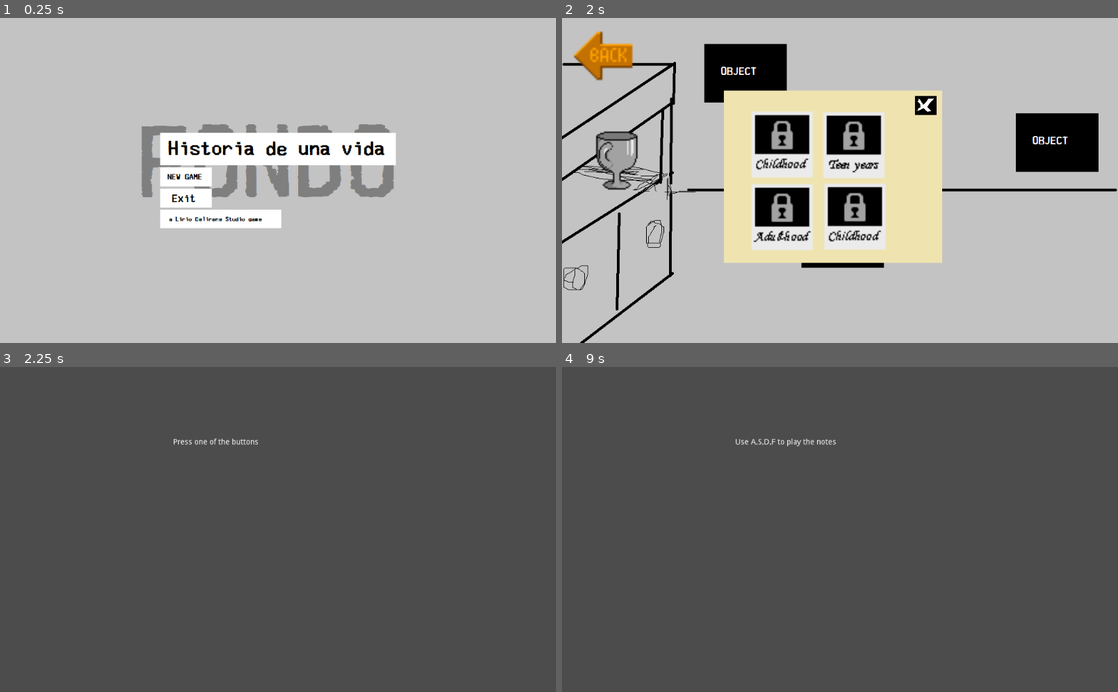
Above: before the commit, frames 1-4 (two rows, left to right).
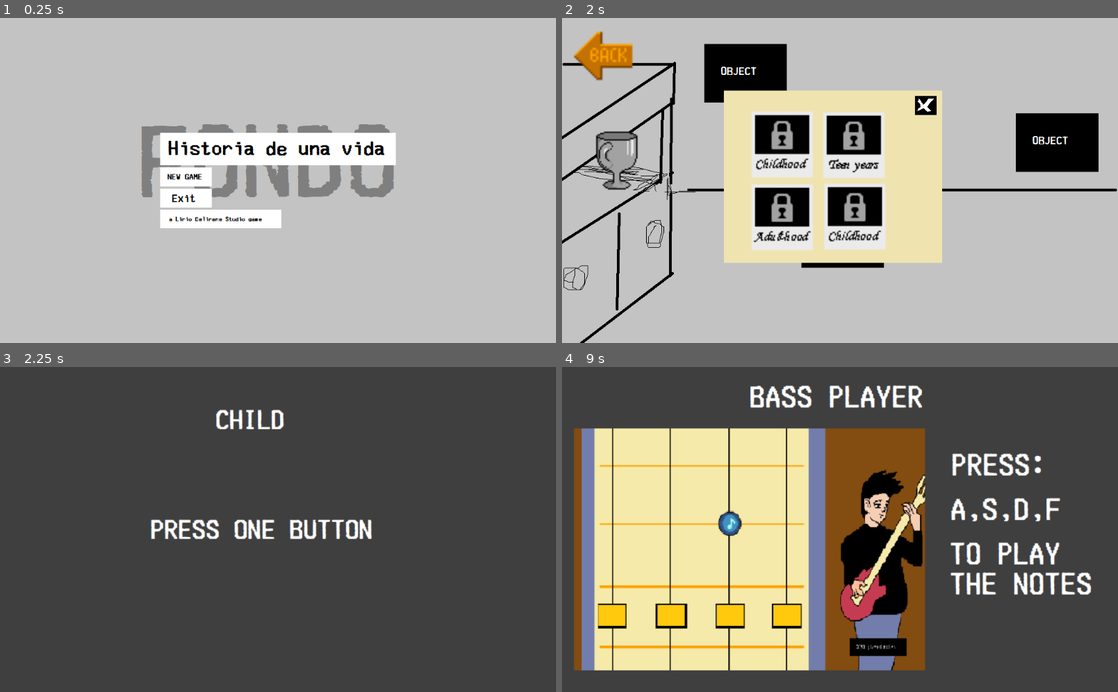
Above: after the commit, the same moments.

Repository: Alkhioz/historiaDeUnaVida
Game: Godot game, scene res://scenes/mainMenu/MainMenu.tscn
Same seed, same stepped clock (60 frames per second), same inputs: the game is played once before the commit and once after it.
Inputs (mouse positions are in pixels of both pictures, inside the frame that each line leads up to):
- Up to frame 1 (0.25 s): no input
- Up to frame 2 (2 s): click (840, 177) at 0.5 s; click (840, 183) at 1.25 s
- Up to frame 3 (2.25 s): click (222, 493) at 2 s
- Up to frame 4 (9 s): tap Enter at 2.75, 4.25, 6.5 s; hold F 2.78-3.53 s; hold D 2.78-4.28 s; tap Space at 3.5, 5, 7.25 s; tap F at 3.6, 5.1, 7.35 s; hold A 4.28-5.03 s; hold F 4.28-5.03 s; hold D 5.03-5.75 s; click "Finish Mini Game" at 5.75 s; hold D 6.53-7.28 s; hold F 6.53-7.28 s; hold A 7.28-8 s; click (845, 562) at 8 s; click (851, 493) at 8.75 s

Frames 1-2 are identical in both runs. In frame 3, 1.8% of the frame differs, in the area x 27-67%, y 13-53%; in frame 4, 51%, in the area x 2-96%, y 5-94%.

Commit message:
added images to instructions

Diff:
--- a/scenes/adultMiniGame/adultMiniGame.tscn
+++ b/scenes/adultMiniGame/adultMiniGame.tscn
@@ -45,7 +45,7 @@
 [sub_resource type="RectangleShape2D" id=6]
 extents = Vector2( 34.8519, 54.0281 )
 
-[sub_resource type="TileSet" id=14]
+[sub_resource type="TileSet" id=7]
 0/name = "GameRunnerTileset.png 0"
 0/texture = ExtResource( 10 )
 0/tex_offset = Vector2( 0, 0 )
@@ -163,36 +163,46 @@
 10/navigation_offset = Vector2( 0, 0 )
 10/shapes = [  ]
 10/z_index = 0
-
-[sub_resource type="RectangleShape2D" id=7]
+11/name = "GameRunnerTileset.png 11"
+11/texture = ExtResource( 10 )
+11/tex_offset = Vector2( 0, 0 )
+11/modulate = Color( 1, 1, 1, 1 )
+11/region = Rect2( 192, 0, 64, 64 )
+11/tile_mode = 0
+11/occluder_offset = Vector2( 0, 0 )
+11/navigation_offset = Vector2( 0, 0 )
+11/shapes = [  ]
+11/z_index = 0
+
+[sub_resource type="RectangleShape2D" id=8]
 extents = Vector2( 216.73, 24.0223 )
 
-[sub_resource type="RectangleShape2D" id=8]
+[sub_resource type="RectangleShape2D" id=9]
 extents = Vector2( 46.572, 305.628 )
 
-[sub_resource type="AtlasTexture" id=9]
+[sub_resource type="AtlasTexture" id=10]
 flags = 4
 atlas = ExtResource( 8 )
 region = Rect2( 0, 0, 64, 64 )
 
-[sub_resource type="AtlasTexture" id=10]
+[sub_resource type="AtlasTexture" id=11]
 flags = 4
 atlas = ExtResource( 8 )
 region = Rect2( 64, 0, 64, 64 )
 
-[sub_resource type="AtlasTexture" id=11]
+[sub_resource type="AtlasTexture" id=12]
 flags = 4
 atlas = ExtResource( 8 )
 region = Rect2( 128, 0, 64, 64 )
 
-[sub_resource type="AtlasTexture" id=12]
+[sub_resource type="AtlasTexture" id=13]
 flags = 4
 atlas = ExtResource( 8 )
 region = Rect2( 192, 0, 64, 64 )
 
-[sub_resource type="SpriteFrames" id=13]
+[sub_resource type="SpriteFrames" id=14]
 animations = [ {
-"frames": [ SubResource( 9 ), SubResource( 10 ), SubResource( 11 ), SubResource( 12 ) ],
+"frames": [ SubResource( 10 ), SubResource( 11 ), SubResource( 12 ), SubResource( 13 ) ],
 "loop": true,
 "name": "idle",
 "speed": 4.0
@@ -202,13 +212,13 @@
 script = ExtResource( 1 )
 
 [node name="parallax" type="Node2D" parent="."]
-visible = false
 position = Vector2( 6067.14, 249.762 )
 scale = Vector2( 1.8, 1 )
 script = ExtResource( 7 )
 
 [node name="Sprite" type="Sprite" parent="parallax"]
-scale = Vector2( 5.84309, 2.51298 )
+position = Vector2( -882.377, 0 )
+scale = Vector2( 9.78866, 2.51298 )
 texture = ExtResource( 6 )
 
 [node name="player" type="KinematicBody2D" parent="."]
@@ -220,7 +230,7 @@
 scale = Vector2( 2.81504, 2.46471 )
 frames = SubResource( 5 )
 animation = "running"
-frame = 1
+frame = 3
 playing = true
 
 [node name="CollisionShape2D" type="CollisionShape2D" parent="player"]
@@ -235,7 +245,7 @@
 
 [node name="escenario" type="TileMap" parent="."]
 position = Vector2( 2043.59, 522.592 )
-tile_set = SubResource( 14 )
+tile_set = SubResource( 7 )
 format = 1
 tile_data = PoolIntArray( -19, 1, 0, -14, 2, 0, -6, 3, 0, -65530, 3, 0, -65517, 1, 0, -65512, 2, 0, -65498, 2, 0, -6548 …(3422 unchanged characters)…
 script = ExtResource( 5 )
@@ -313,9 +323,8 @@
 script = ExtResource( 9 )
 
 [node name="AnimatedSprite" type="AnimatedSprite" parent="suegra"]
-frames = SubResource( 13 )
+frames = SubResource( 14 )
 animation = "idle"
-frame = 2
 playing = true
 
 [node name="CollisionPolygon2D" type="CollisionPolygon2D" parent="suegra"]
--- a/scenes/oldManRoom/Instructions.gd
+++ b/scenes/oldManRoom/Instructions.gd
@@ -12,15 +12,18 @@
 	var seconds = 3
 	match global.instruction_controler:
 		0:
-			get_node("intructionText").text = "Press one of the buttons"
+#			get_node("intructionText").text = "Press one of the buttons"
+			get_node("image").texture = load("res://assets/images/oldManRoom/transitions/transitionChild.png")
 			yield(get_tree().create_timer(seconds), "timeout")
 			get_tree().change_scene("res://scenes/childMiniGame/ChildMiniGame.tscn")
 		1:
-			get_node("intructionText").text  = "Use A,S,D,F to play the notes"
+#			get_node("intructionText").text  = "Use A,S,D,F to play the notes"
+			get_node("image").texture = load("res://assets/images/oldManRoom/transitions/transitionYouth.png")
 			yield(get_tree().create_timer(seconds), "timeout")
 			get_tree().change_scene("res://scenes/youthMiniGame/youthMiniGame.tscn")
 		2:
-			get_node("intructionText").text = "Play A to jump and evade obstacles"
+#			get_node("intructionText").text = "Play A to jump and evade obstacles"
+			get_node("image").texture = load("res://assets/images/oldManRoom/transitions/transitionAdult.png")
 			yield(get_tree().create_timer(seconds), "timeout")
 			get_tree().change_scene("res://scenes/adultMiniGame/adultMiniGame.tscn")
 
--- a/scenes/oldManRoom/Instructions.tscn
+++ b/scenes/oldManRoom/Instructions.tscn
@@ -1,16 +1,16 @@
-[gd_scene load_steps=2 format=2]
+[gd_scene load_steps=3 format=2]
 
 [ext_resource path="res://scenes/oldManRoom/Instructions.gd" type="Script" id=1]
+[ext_resource path="res://assets/images/oldManRoom/transitions/transitionChild.png" type="Texture" id=2]
 
 [node name="Instructions" type="Node2D"]
 script = ExtResource( 1 )
 
-[node name="intructionText" type="RichTextLabel" parent="."]
-margin_left = 319.389
-margin_top = 132.491
-margin_right = 735.389
-margin_bottom = 270.491
-text = "INSTRUCTION TEXT"
+[node name="image" type="TextureRect" parent="."]
+margin_right = 1025.0
+margin_bottom = 601.0
+texture = ExtResource( 2 )
+expand = true
 __meta__ = {
 "_edit_use_anchors_": false
 }
--- a/scenes/youthMiniGame/youthMiniGame.tscn
+++ b/scenes/youthMiniGame/youthMiniGame.tscn
@@ -32,30 +32,30 @@
 shape = SubResource( 1 )
 
 [node name="PlayNoteGreen" type="StaticBody2D" parent="."]
-position = Vector2( 294.84, 457.765 )
+position = Vector2( 291.07, 457.883 )
 
 [node name="red" type="Sprite" parent="PlayNoteGreen"]
-scale = Vector2( 0.708673, 0.645321 )
+scale = Vector2( 0.729482, 0.699887 )
 texture = ExtResource( 4 )
 
 [node name="CollisionShape2D" type="CollisionShape2D" parent="PlayNoteGreen"]
 shape = SubResource( 1 )
 
 [node name="PlayNoteBlue" type="StaticBody2D" parent="."]
-position = Vector2( 458.883, 457.765 )
+position = Vector2( 459.491, 457.883 )
 
 [node name="red" type="Sprite" parent="PlayNoteBlue"]
-scale = Vector2( 0.646245, 0.727169 )
+scale = Vector2( 0.729482, 0.699887 )
 texture = ExtResource( 4 )
 
 [node name="CollisionShape2D" type="CollisionShape2D" parent="PlayNoteBlue"]
 shape = SubResource( 1 )
 
 [node name="PlayNoteYellow" type="StaticBody2D" parent="."]
-position = Vector2( 624.977, 457.765 )
+position = Vector2( 622.648, 457.883 )
 
 [node name="red" type="Sprite" parent="PlayNoteYellow"]
-scale = Vector2( 0.672604, 0.672604 )
+scale = Vector2( 0.729482, 0.699887 )
 texture = ExtResource( 4 )
 
 [node name="CollisionShape2D" type="CollisionShape2D" parent="PlayNoteYellow"]
@@ -66,15 +66,15 @@
 texture = ExtResource( 3 )
 
 [node name="SpawnerGreen" type="Sprite" parent="."]
-position = Vector2( 303.031, -185.227 )
+position = Vector2( 289.965, -185.227 )
 texture = ExtResource( 3 )
 
 [node name="SpawnerBlue" type="Sprite" parent="."]
-position = Vector2( 465.024, -185.227 )
+position = Vector2( 458.896, -185.227 )
 texture = ExtResource( 3 )
 
 [node name="SpawnerYellow" type="Sprite" parent="."]
-position = Vector2( 619.525, -182.954 )
+position = Vector2( 615.508, -187.447 )
 texture = ExtResource( 3 )
 
 [node name="AudioStreamPlayer" type="AudioStreamPlayer" parent="."]
Binary file changed: assets/images/adulMiniGame/GameSuegra.png
Binary file changed: assets/images/adulMiniGame/background.png
Binary file added: assets/images/oldManRoom/transitions/transitionAdult.png
Not shown, added: assets/images/oldManRoom/transitions/transitionAdult.png.import
Binary file added: assets/images/oldManRoom/transitions/transitionChild.png
Not shown, added: assets/images/oldManRoom/transitions/transitionChild.png.import
Binary file added: assets/images/oldManRoom/transitions/transitionYouth.png
Not shown, added: assets/images/oldManRoom/transitions/transitionYouth.png.import
Binary file changed: assets/images/youthMiniGame/backgraound.png
Binary file changed: assets/images/youthMiniGame/pass_control.png
Not shown: 3 places in scenes/adultMiniGame/adultMiniGame.tscn that only renumber resources
